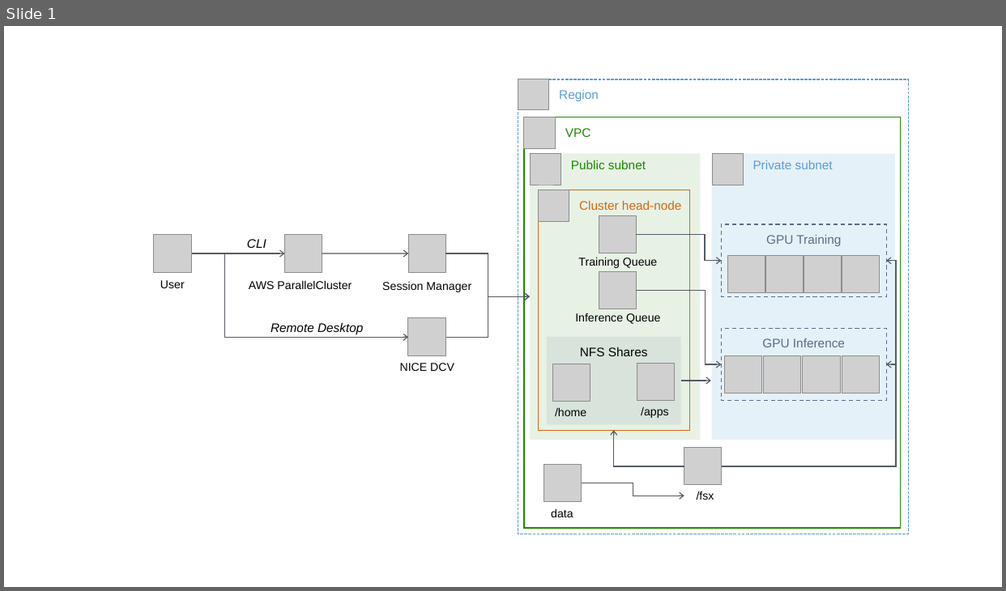
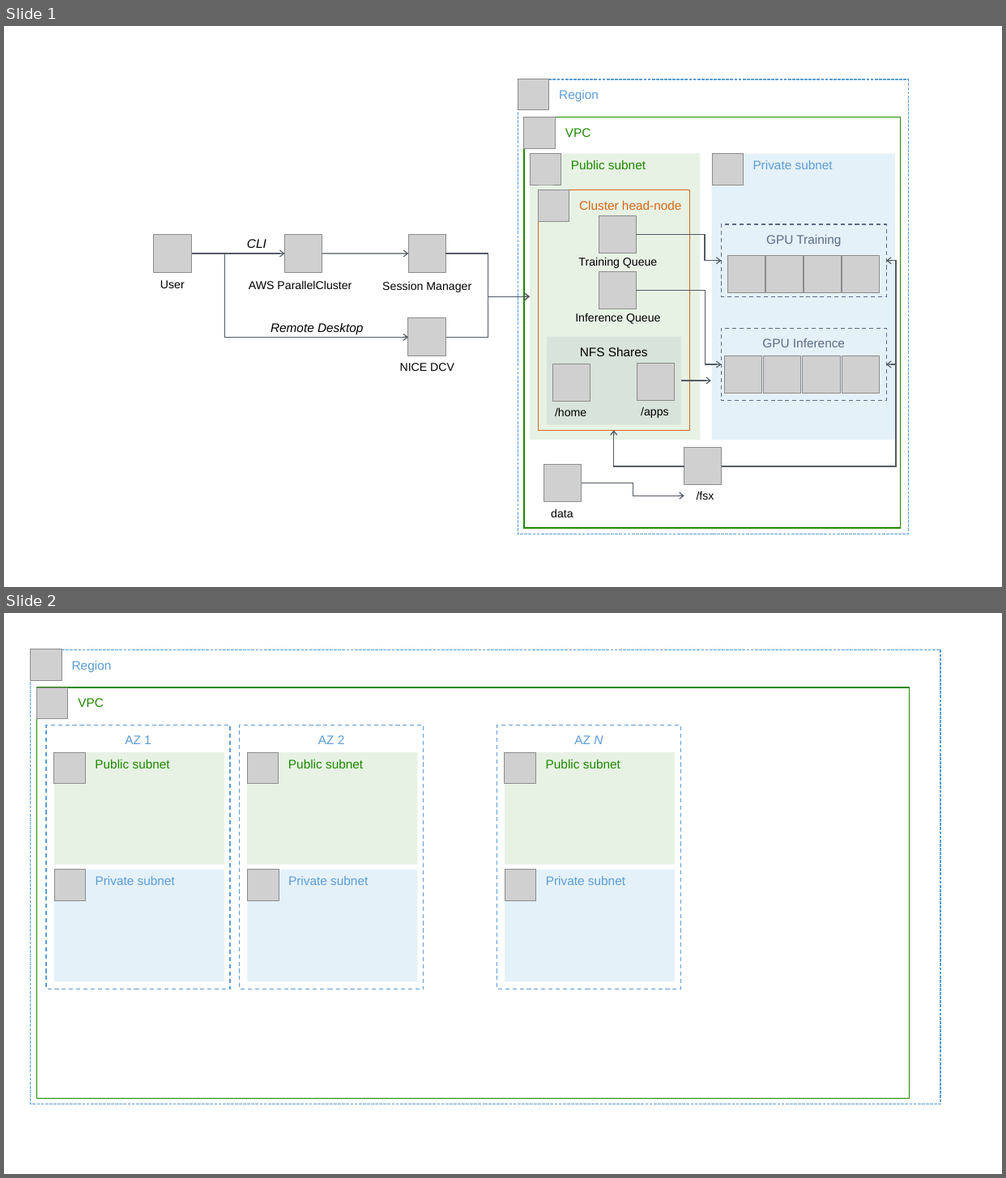
Before and after one commit to aws-samples/awsome-distributed-training, a slide deck: architecture.pptx. Shown one above the other, each under a label of ours: slide 1 before the commit, slides 1 and 2 after it. The pictures are 1006x591 and 1006x1178 pixels, drawn with LibreOffice and Linux fonts; fonts in the diff are those of the drawing; grey boxes stand for pictures. Boxes give left, top, right and bottom in pixels: in the first picture for what was removed or moved away, otherwise in the second. Text is boxed around its words. In the diff, an @@ line names an element or a change of style, - is before the commit and + after.

```diff
--- a/architecture.pptx
+++ b/architecture.pptx
@@ slide 2 added at box(4, 613, 1002, 1174), background #FFFFFF @@
@@ picture added at box(30, 649, 62, 680) @@
@@ rectangle added at box(31, 649, 940, 1105), outline #5B9CD5 1 pt dashed, 12 pt, text #5B9CD5 @@
+Region
@@ rectangle added at box(37, 688, 909, 1099), outline #1E8900 1 pt, 12 pt, text #1E8900 @@
+VPC
@@ picture added at box(37, 688, 68, 719) @@
@@ rectangle added at box(46, 726, 230, 990), outline #5B9CD5 1 pt dashed, 12 pt, text #5B9CD5 @@
+AZ 1
@@ rectangle added at box(239, 726, 424, 990), outline #5B9CD5 1 pt dashed, 12 pt, text #5B9CD5 @@
+AZ 2
@@ group added at box(496, 726, 681, 990): 3 rectangles, 2 pictures @@
+Public subnet
+Private subnet
+AZ N
@@ rectangle added at box(54, 752, 225, 865), fill #1D8900 at 10% opacity, 12 pt, text #1E8900 @@
+Public subnet
@@ picture added at box(54, 752, 86, 784) @@
@@ rectangle added at box(247, 752, 418, 865), fill #1D8900 at 10% opacity, 12 pt, text #1E8900 @@
+Public subnet
@@ picture added at box(247, 752, 279, 784) @@
@@ rectangle added at box(54, 870, 224, 982), fill #007CBC at 10% opacity, 12 pt, text #5B9CD5 @@
+Private subnet
@@ picture added at box(54, 870, 86, 901) @@
@@ rectangle added at box(247, 870, 417, 982), fill #007CBC at 10% opacity, 12 pt, text #5B9CD5 @@
+Private subnet
@@ picture added at box(248, 870, 279, 901) @@
```
Also in this commit, not shown: 9 other files.
